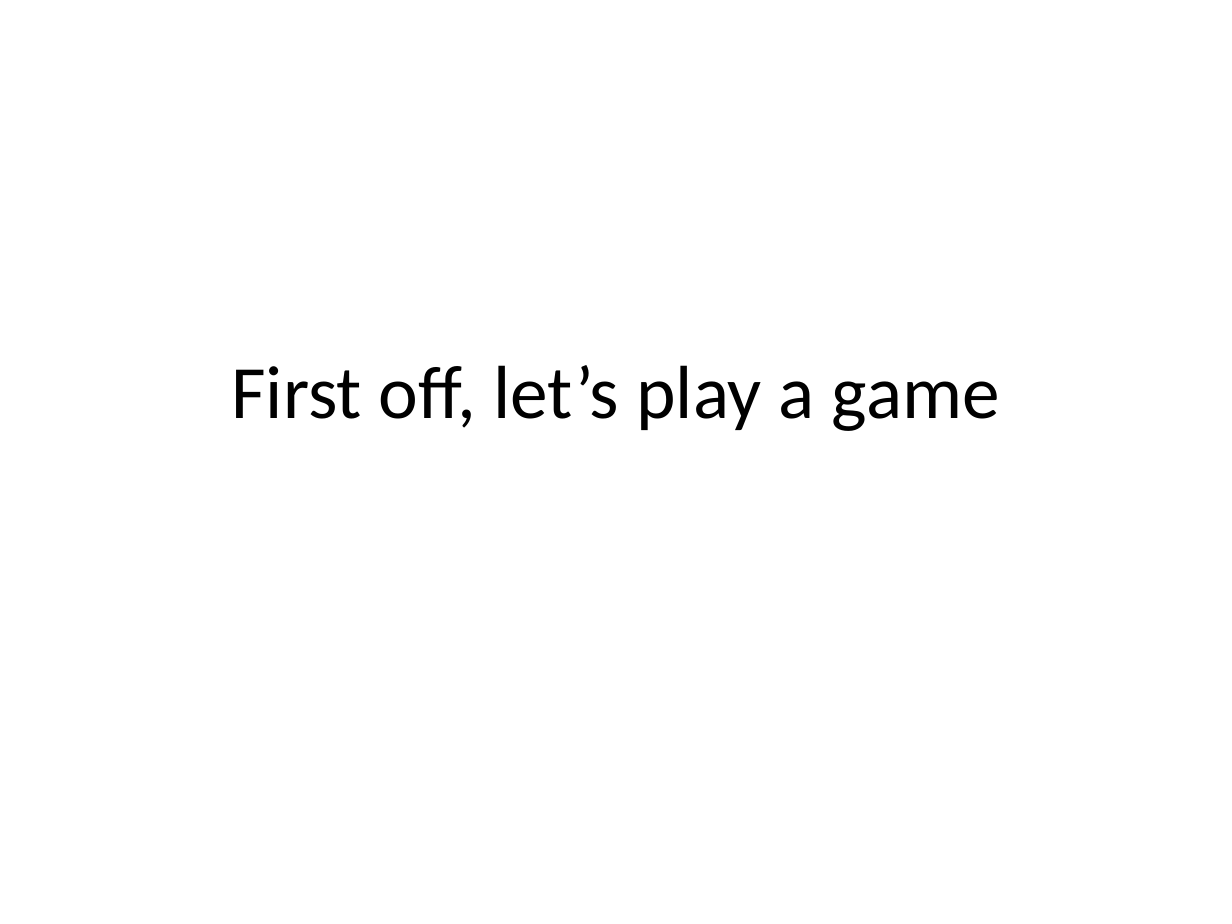
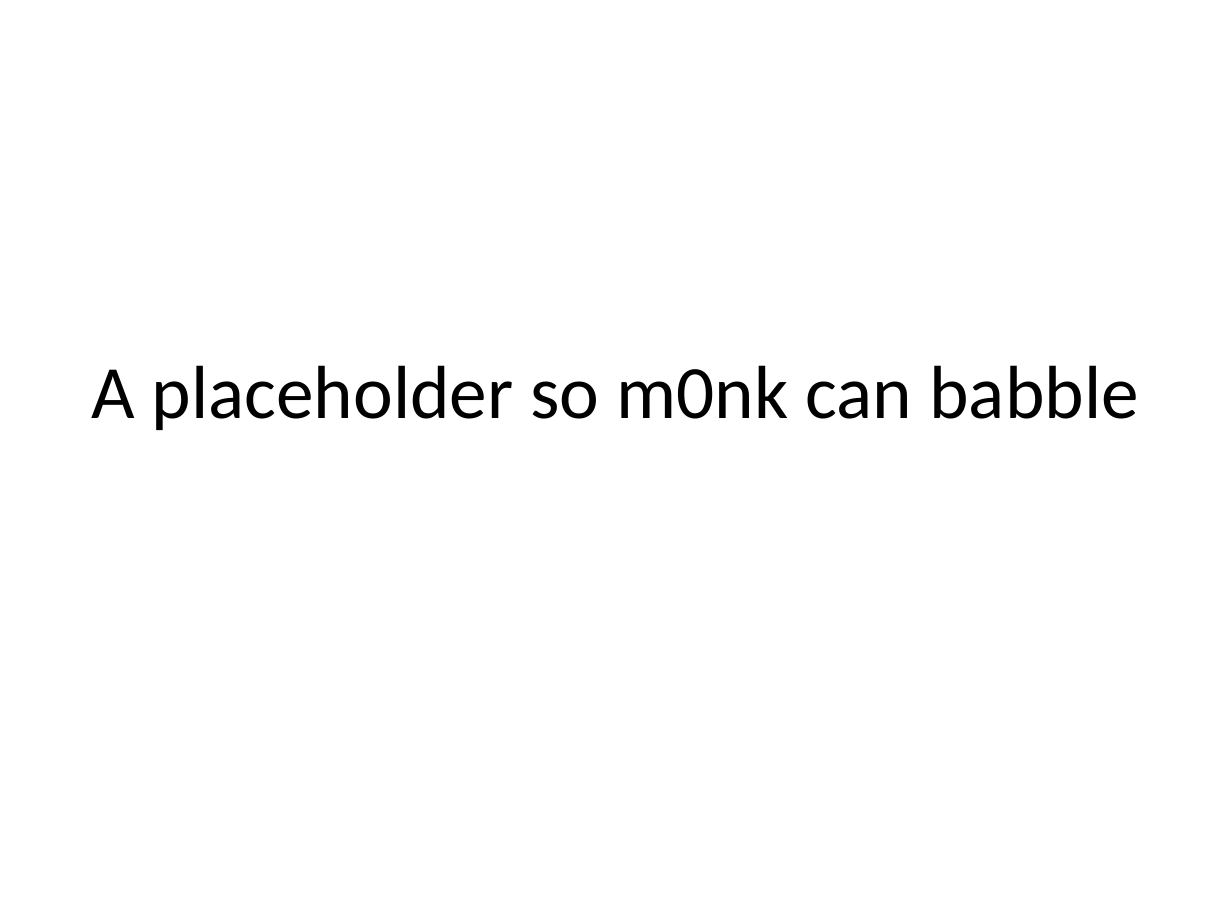
Before and after one commit to monk-dot/SPAN, a slide deck: slide 4 of SPAN DEFCON XX.pptx (slide 3 before the commit). Drawn at 1232x924 pixels with LibreOffice and Linux fonts; fonts in the diff are those of the drawing. Boxes give left, top, right and bottom in pixels: in the first picture for what was removed or moved away, otherwise in the second. Text is boxed around its words. In the diff, an @@ line names an element or a change of style, - is before the commit and + after.

```diff
--- a/SPAN DEFCON XX.pptx
+++ b/SPAN DEFCON XX.pptx
@@ title at box(91, 365, 1138, 430): text changed @@
-First off, let’s play a game
+A placeholder so m0nk can babble
```
Also in this commit, not shown: 4 other slides changed, 2 slides added.
